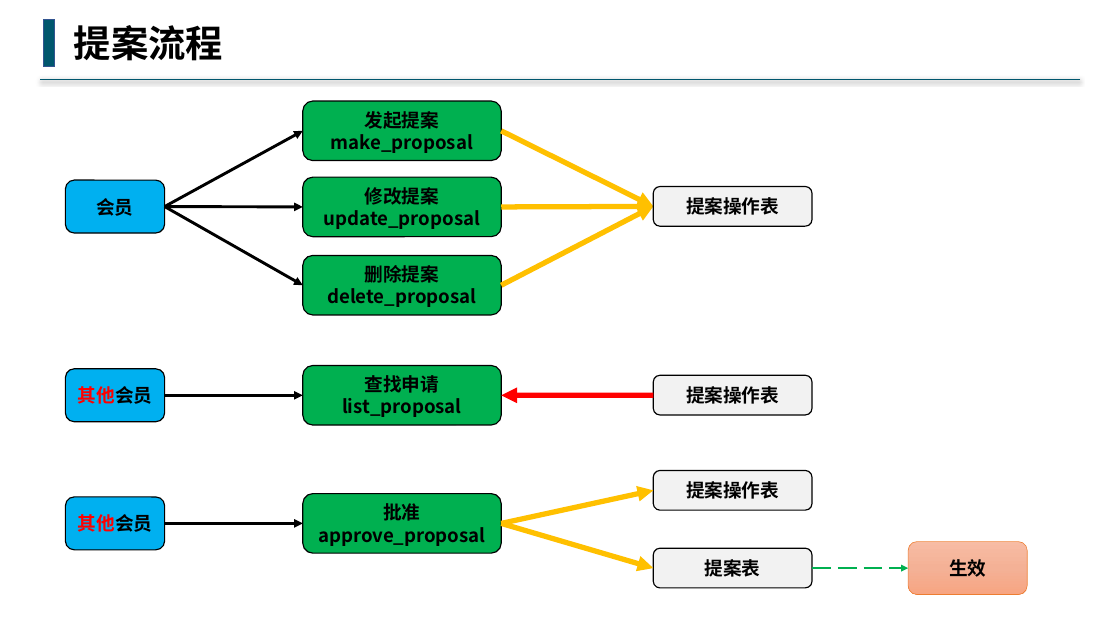
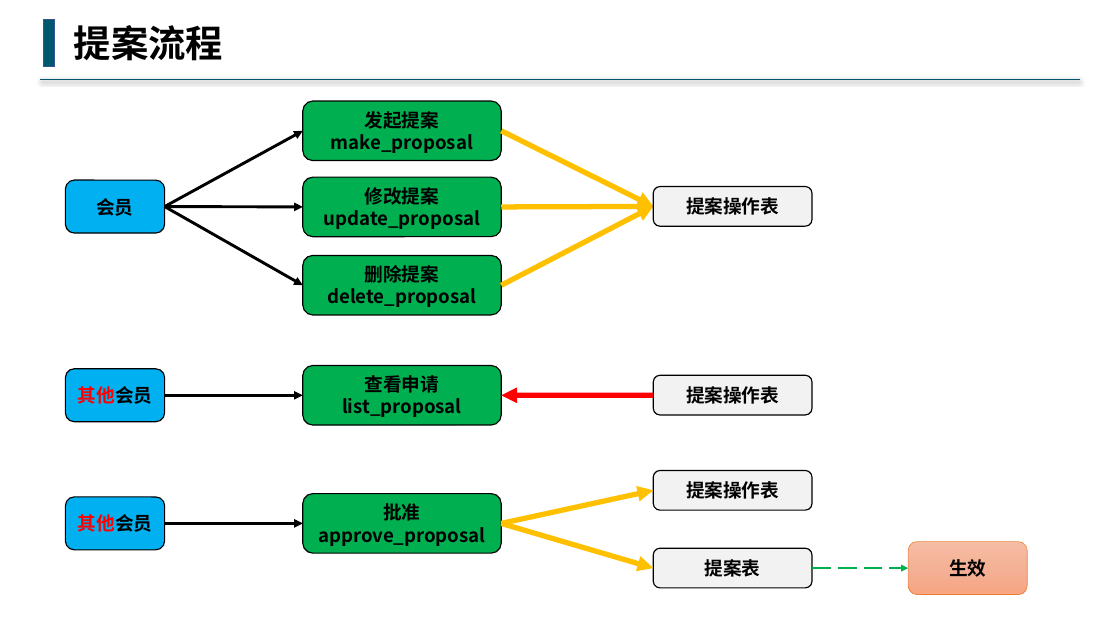
Before and after one commit to buddhachain/buddhaContract, a slide deck: slide 10 of doc/01.基金会.pptx. Drawn at 1120x630 pixels with LibreOffice and Linux fonts; fonts in the diff are those of the drawing. Boxes give left, top, right and bottom in pixels: in the first picture for what was removed or moved away, otherwise in the second. Text is boxed around its words. In the diff, an @@ line names an element or a change of style, - is before the commit and + after.

```diff
--- a/doc/01.基金会.pptx
+++ b/doc/01.基金会.pptx
@@ text in rounded rectangle at (365,375,439,393): text changed @@
-查找申请
+查看申请
```
Also in this commit, not shown: 1 other slide changed, 12 other files.
